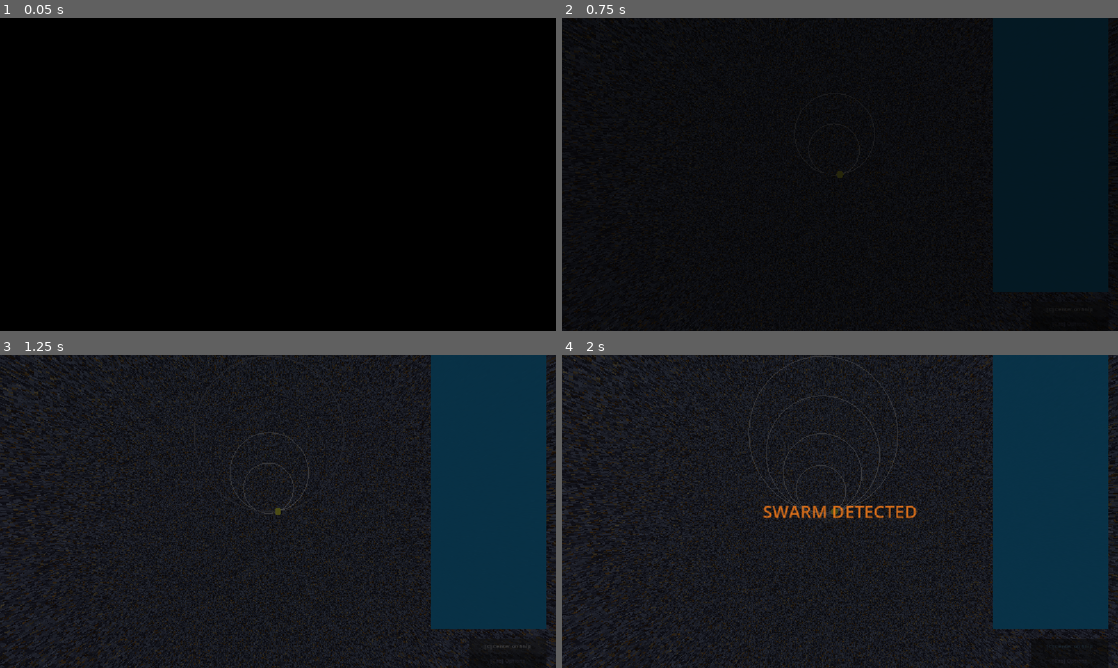
Above: before the commit, frames 1-4 (two rows, left to right).
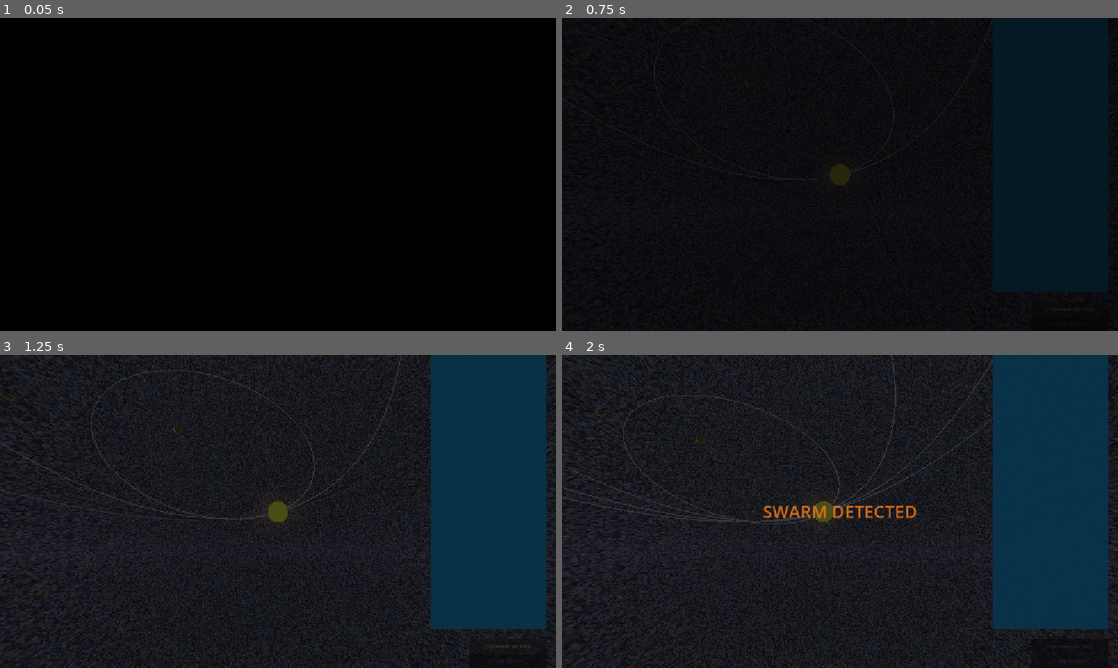
Above: after the commit, the same moments.

Repository: techmore/swarndefense
Game: Godot game, scene res://scenes/core/world.tscn
Same seed, same stepped clock (60 frames per second), same inputs: the game is played once before the commit and once after it. This scene is started directly instead of the project's main scene.
Inputs (mouse positions are in pixels of both pictures, inside the frame that each line leads up to):
- Up to frame 1 (0.05 s): no input
- Up to frame 2 (0.75 s): click "[C] Center on Ship" at 0.5 s
- Up to frame 3 (1.25 s): no input
- Up to frame 4 (2 s): tap Enter at 1.25 s; move the mouse to (962, 495) at 1.27 s; hold D (move_right) from 1.28 s (still down); hold Space (boost) from 1.28 s (still down); click (962, 495) at 1.42 s

Frame 1 is identical in both runs. In frame 2, 0.2% of the frame differs, in the area x 7-77%, y 0-100%; in frame 3, 13%; in frame 4, 14%, in the area x 0-100%, y 0-100%.

Commit message:
fix: camera always tracks the ship — removed _ready() zoom override, intro no longer forces top-down view, intro zoom targets ship directly

Diff:
--- a/swarm-defense/scripts/systems/camera_manager.gd
+++ b/swarm-defense/scripts/systems/camera_manager.gd
@@ -20,8 +20,6 @@
 @export var pan_return_speed: float = 3.0
 
 func _ready() -> void:
-	current_zoom = ZoomLevel.SYSTEM
-	zoom_distance = system_distance
 	make_current()
 	var ships = get_tree().get_nodes_in_group("player_ship")
 	if ships.size() > 0:
--- a/swarm-defense/scripts/systems/intro_sequence.gd
+++ b/swarm-defense/scripts/systems/intro_sequence.gd
@@ -22,10 +22,6 @@
 	_run_sequence()
 
 func _run_sequence() -> void:
-	# Ensure perpendicular view at system scale
-	if _cam and _cam.has_method("set_perpendicular"):
-		_cam.set_perpendicular()
-
 	# Phase 1: text over the full solar system view
 	await _overlay.play_intro()
 
@@ -47,8 +43,7 @@
 	await _overlay.play_outro()
 
 	# Lock camera to ship before launch
-	if _cam and _cam.has_method("center_on_ship"):
-		_follow_ship()
+	_follow_ship()
 
 	_animate_ship_launch()
 	await _wait(2.0)
@@ -58,14 +53,12 @@
 # ── Camera helpers ───────────────────────────────────────
 
 func _zoom_to_earth(duration: float) -> void:
-	if not _cam:
-		return
-	var earth_pos = _find_earth_position()
-	var look_pos = earth_pos + Vector3(0, 15, 0)
+	if not _cam or not is_instance_valid(_ship):
+		return
 	if _cam.has_method("smooth_zoom_to"):
-		_cam.smooth_zoom_to(80.0, look_pos, duration)
+		_cam.smooth_zoom_to(80.0, _ship.global_position, duration)
 	elif _cam.has_method("follow_target"):
-		_cam.follow_target(look_pos)
+		_cam.follow_target(_ship.global_position)
 		_cam.set("zoom_distance", 80.0)
 
 func _follow_ship() -> void:
